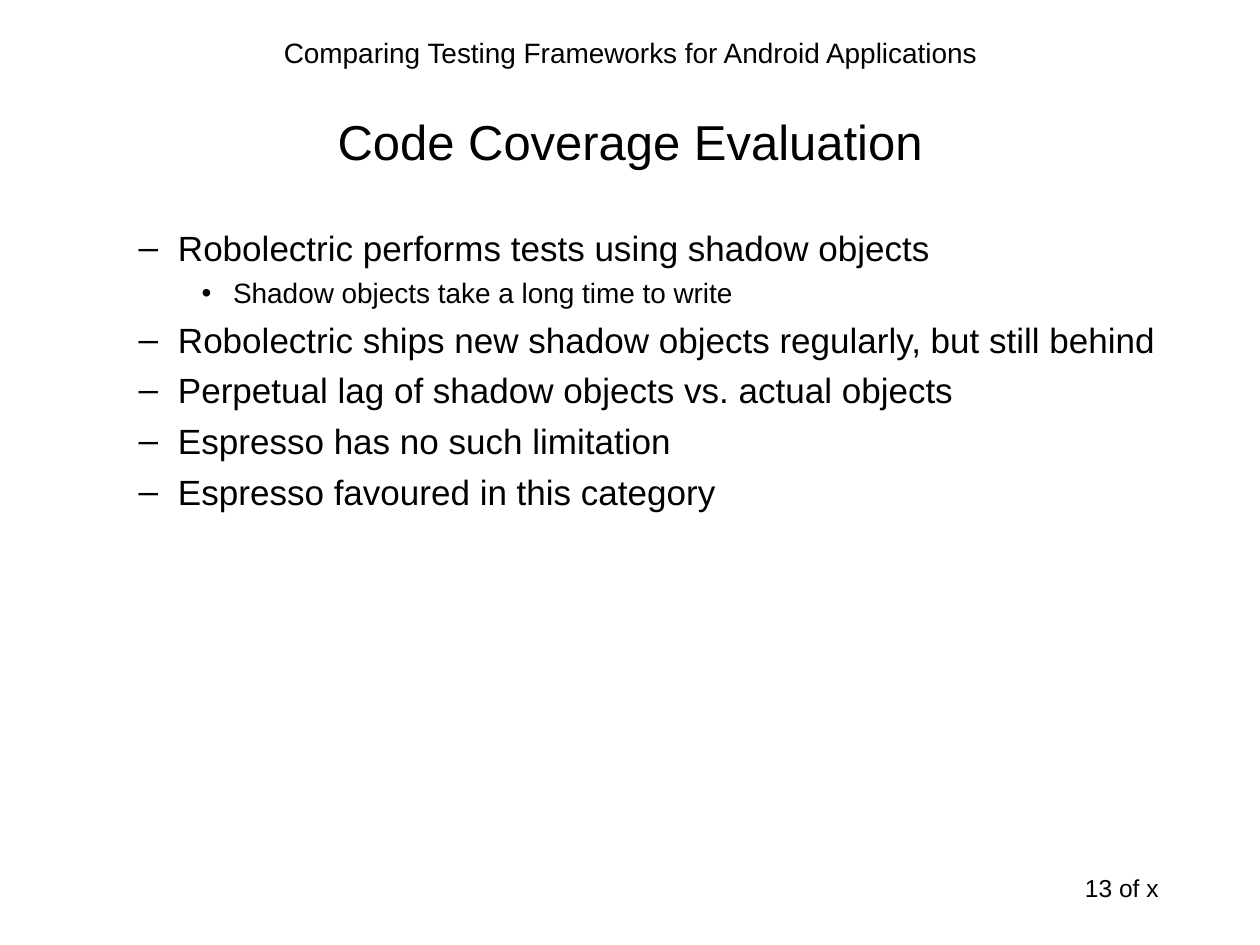
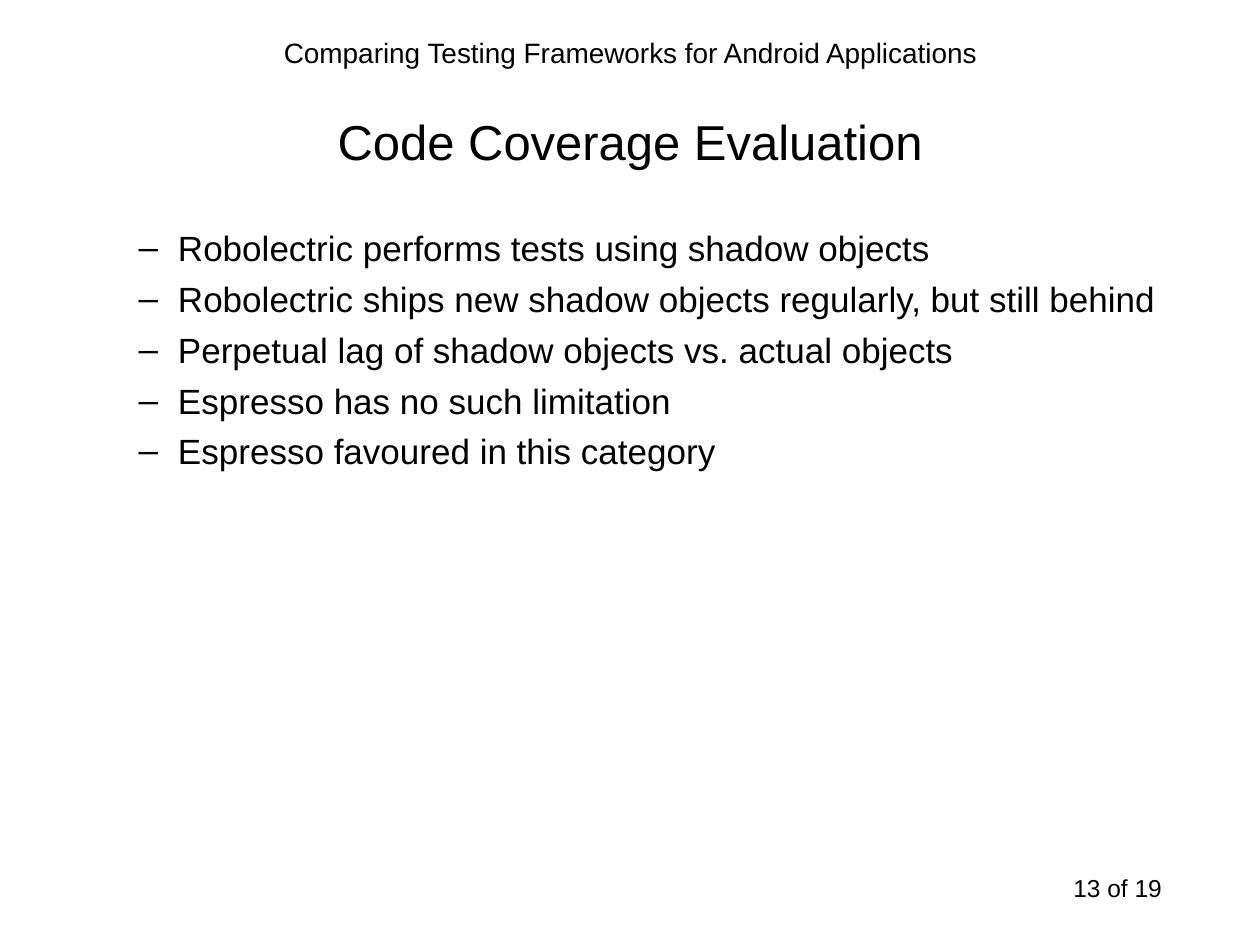
Before and after one commit to sahiljain/tpm, a slide deck: slide 13 of s44jain_tpm.ppt. Drawn at 1260x945 pixels with LibreOffice and Linux fonts; fonts in the diff are those of the drawing. Boxes give left, top, right and bottom in pixels: in the first picture for what was removed or moved away, otherwise in the second. Text is boxed around its words. In the diff, an @@ line names an element or a change of style, - is before the commit and + after.

```diff
--- a/s44jain_tpm.ppt
+++ b/s44jain_tpm.ppt
@@ text at (233, 282, 733, 308): paragraph removed @@
-    • Shadow objects take a long time to write
@@ page number at (1073, 879, 1162, 898): text changed @@
-13 of x
+13 of 19
```
Also in this commit, not shown: 7 other slides changed.
